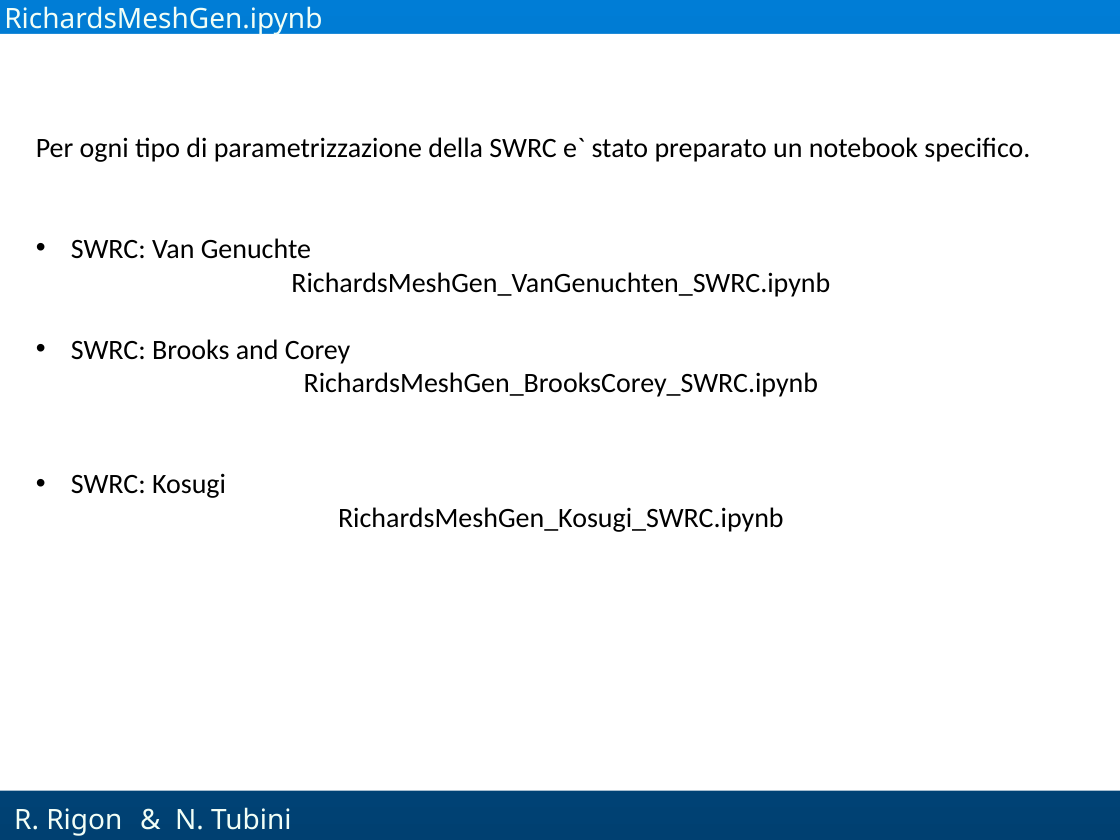
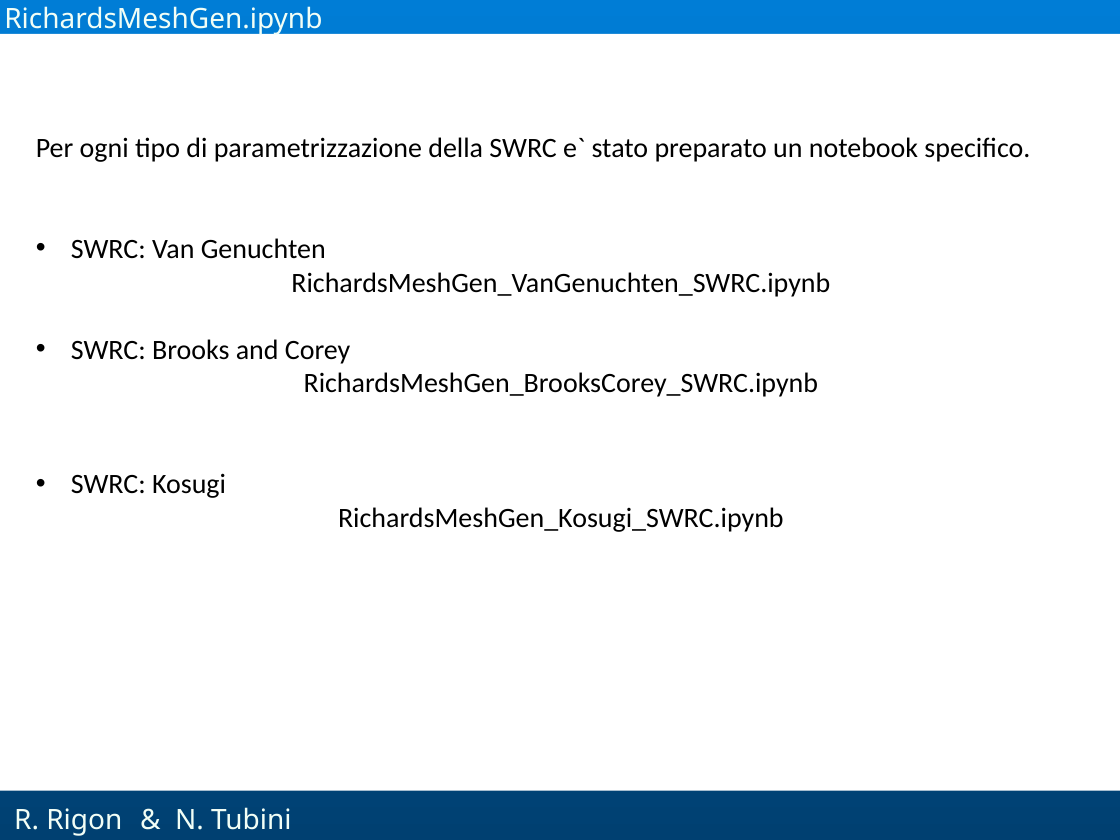
Before and after one commit to GEOframeOMSProjects/OMS_Project_Richards1D, a slide deck: slide 12 of Materials/Richards_English.pptx. Drawn at 1120x840 pixels with LibreOffice and Linux fonts; fonts in the diff are those of the drawing; background and template pictures are left out. Boxes give left, top, right and bottom in pixels: in the first picture for what was removed or moved away, otherwise in the second. Text is boxed around its words. In the diff, an @@ line names an element or a change of style, - is before the commit and + after.

```diff
--- a/Materials/Richards_English.pptx
+++ b/Materials/Richards_English.pptx
@@ text at (71,238,326,259): text changed @@
-• SWRC: Van Genuchte
+• SWRC: Van Genuchten
```
Also in this commit, not shown: 6 other slides changed, 10 other files.
